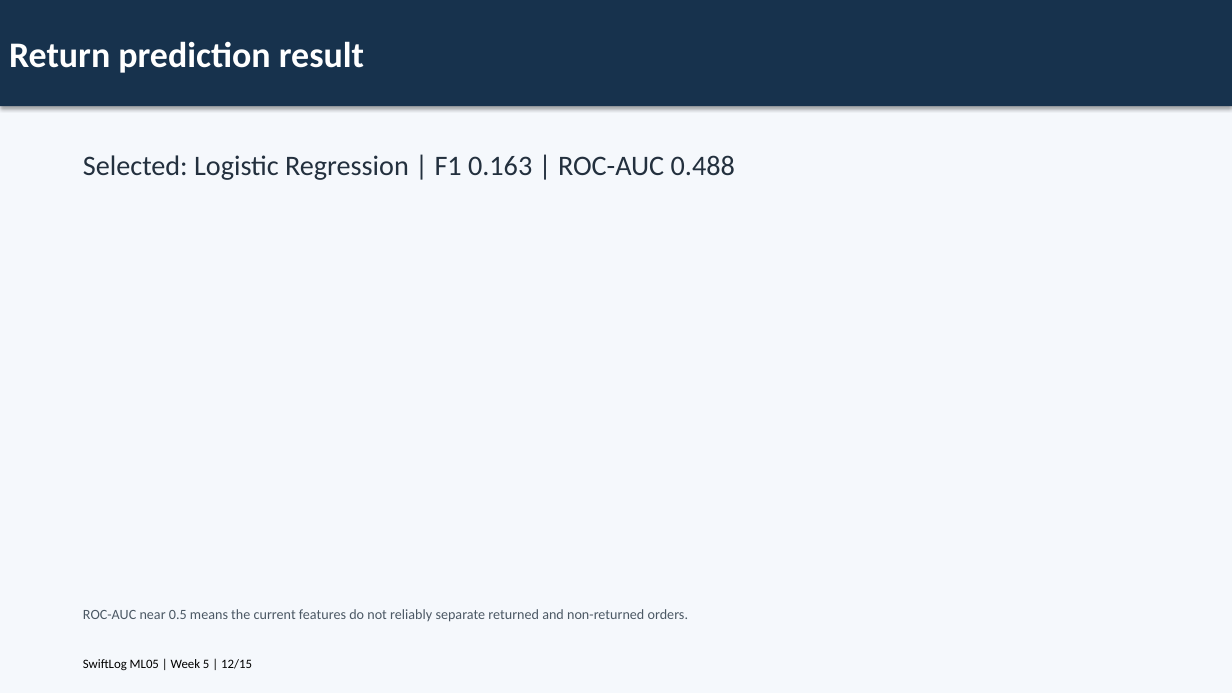
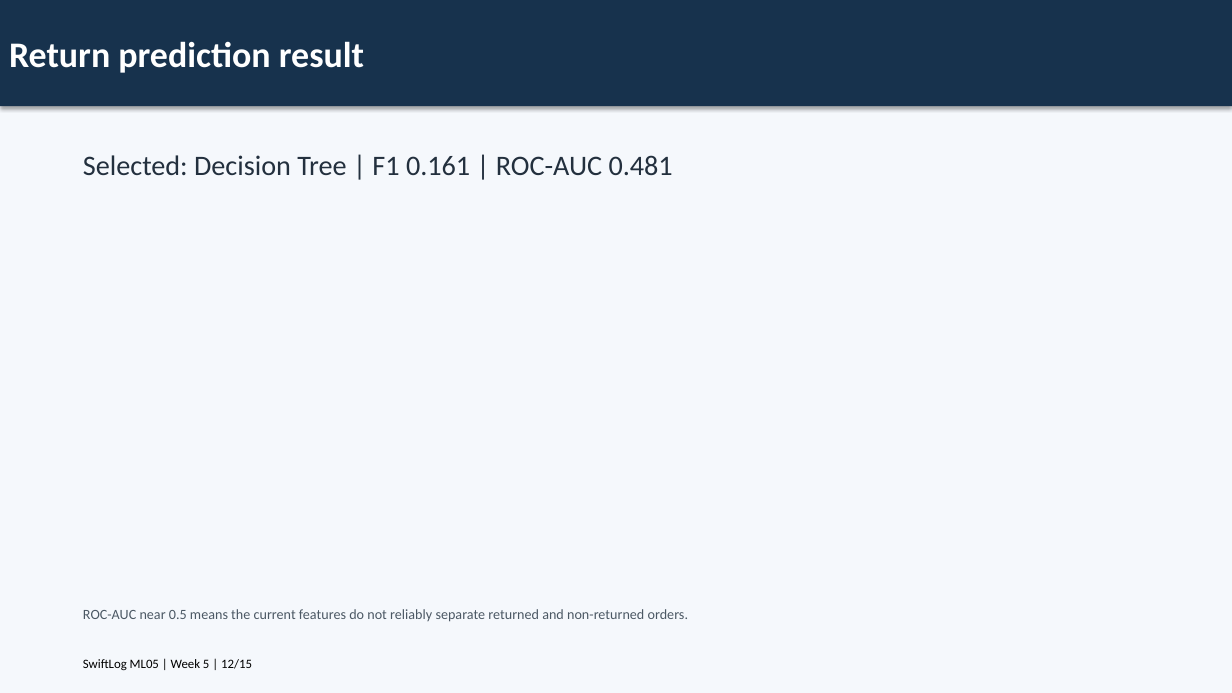
Before and after one commit to Charlez023/SwiftLog-ML-Engineering, a slide deck: slide 12 of Presentation/Executive_Presentation.pptx. Drawn at 1232x693 pixels with LibreOffice and Linux fonts; fonts in the diff are those of the drawing. Boxes give left, top, right and bottom in pixels: in the first picture for what was removed or moved away, otherwise in the second. Text is boxed around its words. In the diff, an @@ line names an element or a change of style, - is before the commit and + after.

```diff
--- a/Presentation/Executive_Presentation.pptx
+++ b/Presentation/Executive_Presentation.pptx
@@ text at box(83, 155, 673, 175): text changed @@
-Selected: Logistic Regression | F1 0.163 | ROC-AUC 0.488
+Selected: Decision Tree | F1 0.161 | ROC-AUC 0.481
```
Also in this commit, not shown: 2 other slides changed, 13 other files.
